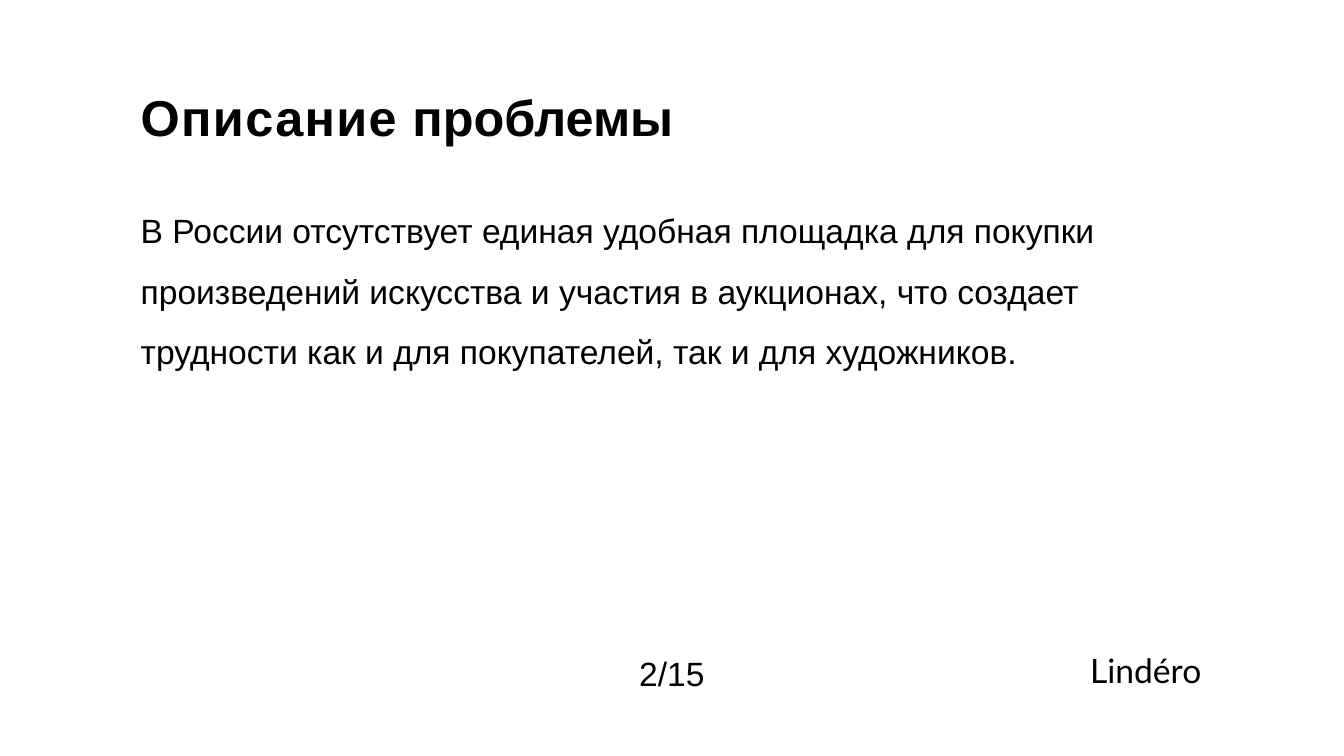
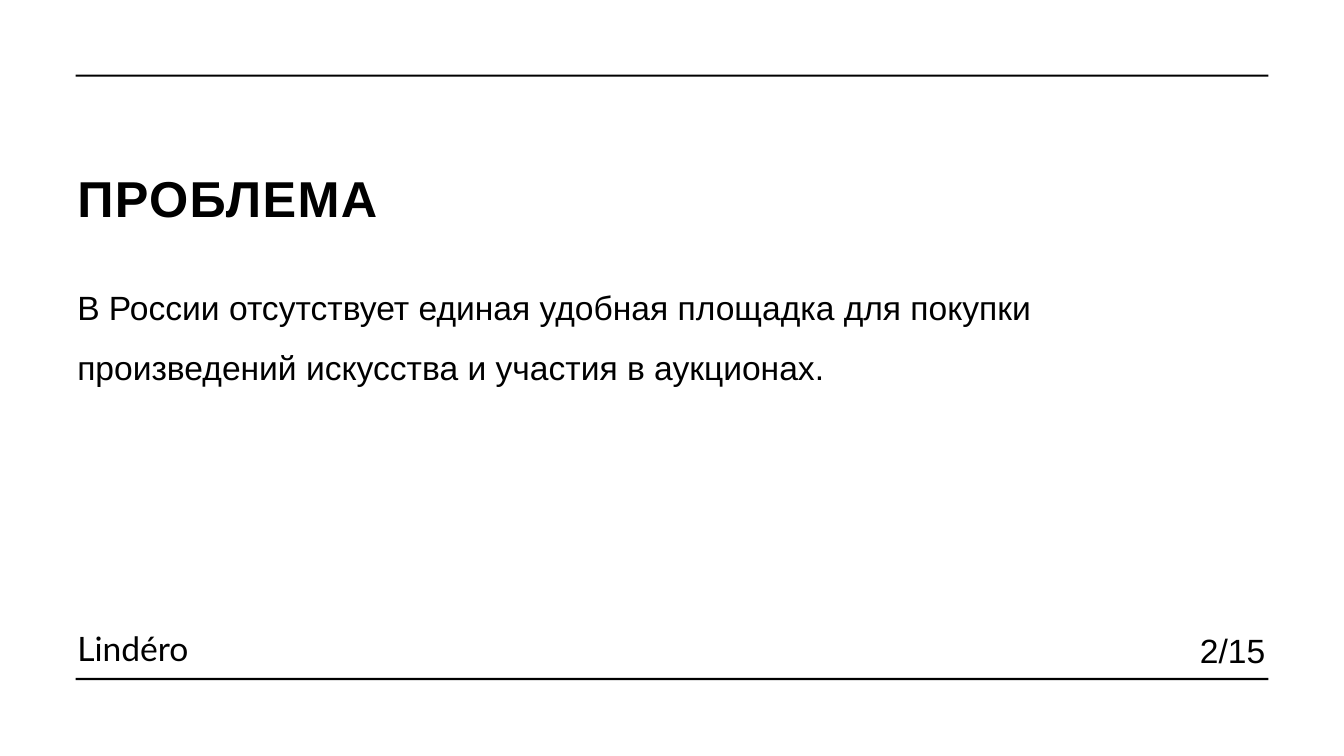
Before and after one commit to raiden-20/online_gallery, a slide deck: slide 2 of Документация/Презентация/Презентация.pptx. Drawn at 1344x756 pixels with LibreOffice and Linux fonts; fonts in the diff are those of the drawing. Boxes give left, top, right and bottom in pixels: in the first picture for what was removed or moved away, otherwise in the second. Text is boxed around its words. In the diff, an @@ line names an element or a change of style, - is before the commit and + after.

```diff
--- a/Документация/Презентация/Презентация.pptx
+++ b/Документация/Презентация/Презентация.pptx
@@ line added from (76, 76) to (1268, 76), #000000 1.5 pt @@
@@ title at [77, 181, 377, 218]: text changed @@
-Описание проблемы
+ПРОБЛЕМА
@@ text at [77, 295, 1030, 387]: text changed @@
-В России отсутствует единая удобная площадка для покупки произведений искусства и участия в аукционах, что создает трудности как и для покупателей, так и для художников.
+В России отсутствует единая удобная площадка для покупки произведений искусства и участия в аукционах.
@@ text "2/15": place and size @@
-text "2/15" at [639, 661, 704, 687]
+text "2/15" at [1200, 638, 1265, 664]
@@ text "Lindéro": place and size @@
-text "Lindéro" at [1090, 658, 1201, 684]
+text "Lindéro" at [77, 636, 188, 662]
@@ line added from (76, 680) to (1268, 680), #000000 1.5 pt @@
```
Also in this commit, not shown: 12 other slides changed, 2 slides added, 2 slides removed, 1 other file.
